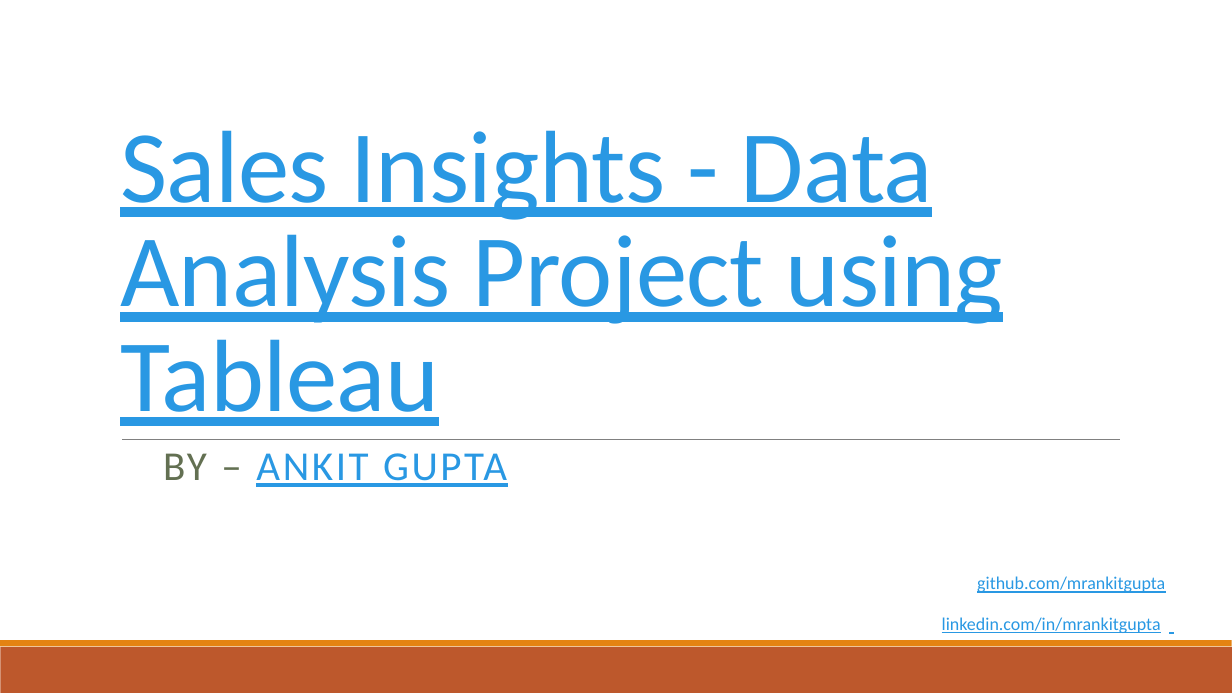
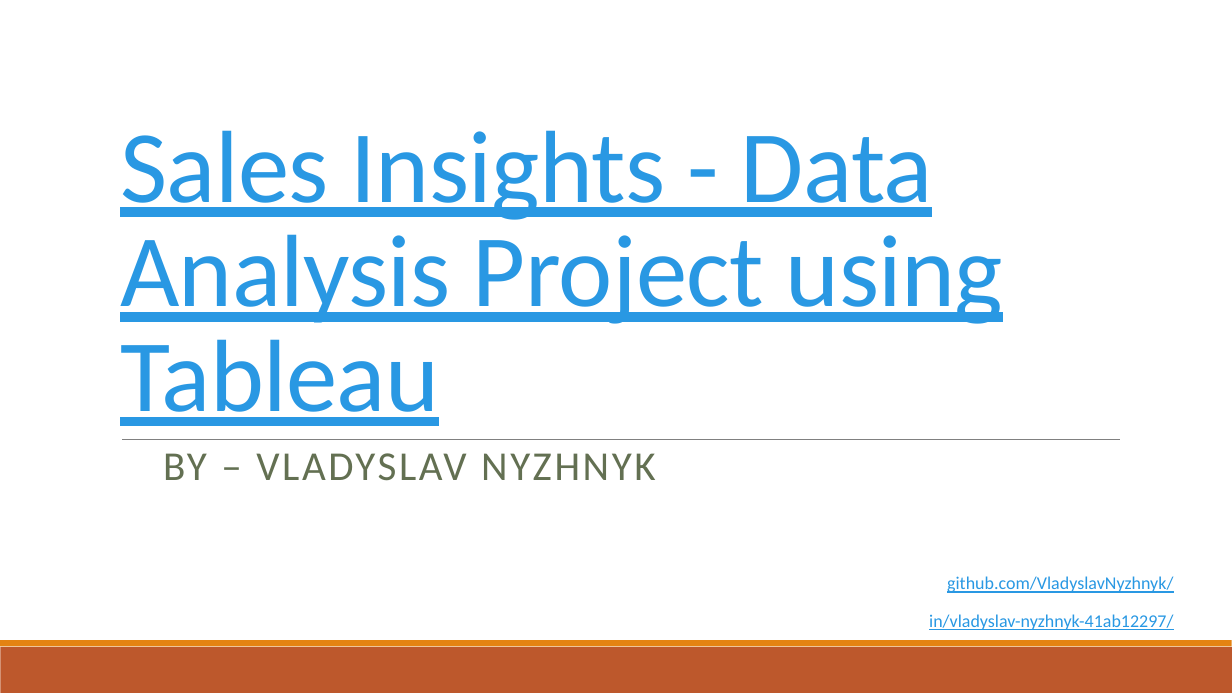
Before and after one commit to VladyslavNyzhnyk/Sales-analysis-with-Tableau, a slide deck: slide 1 of Sales Insights - Data Analysis Project.pptx. Drawn at 1232x693 pixels with LibreOffice and Linux fonts; fonts in the diff are those of the drawing; background and template pictures are left out. Boxes give left, top, right and bottom in pixels: in the first picture for what was removed or moved away, otherwise in the second. Text is boxed around its words. In the diff, an @@ line names an element or a change of style, - is before the commit and + after.

```diff
--- a/Sales Insights - Data Analysis Project.pptx
+++ b/Sales Insights - Data Analysis Project.pptx
@@ subtitle at [163,453,655,481]: text changed; text colour #2998E3 to #637052 @@
-BY – ANKIT GUPTA
+BY – VLADYSLAV NYZHNYK
@@ text at [929,576,1173,630]: text changed @@
-github.com/mrankitgupta
-linkedin.com/in/mrankitgupta
+github.com/VladyslavNyzhnyk/
+in/vladyslav-nyzhnyk-41ab12297/
```
Also in this commit, not shown: 2 other files.
